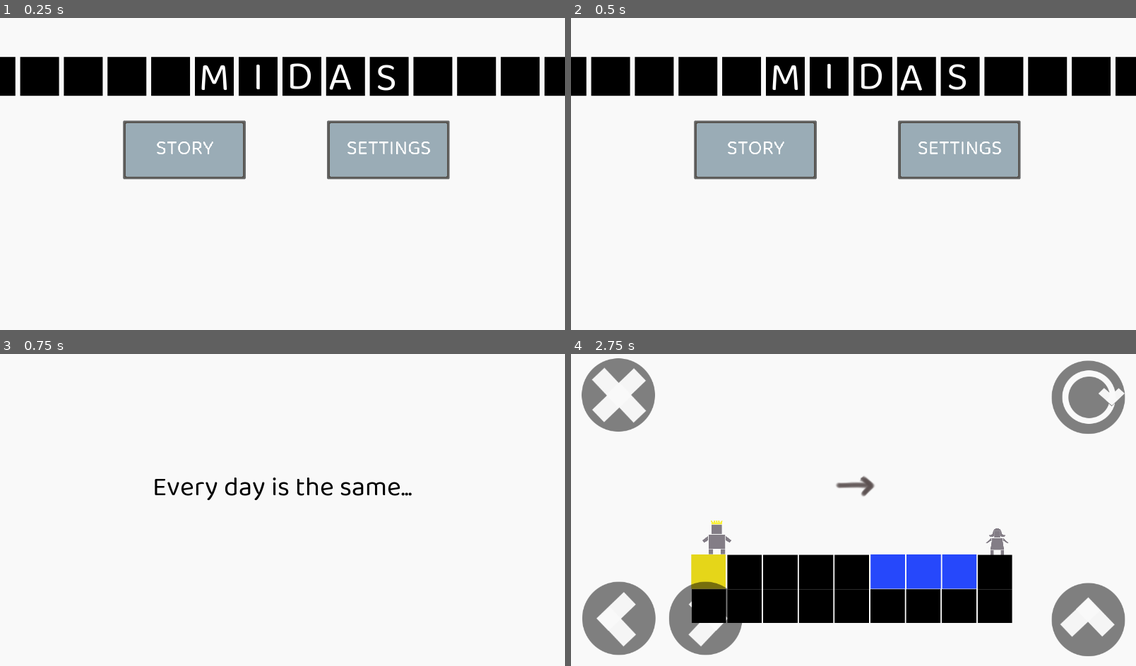
Above: before the commit, frames 1-4 (two rows, left to right).
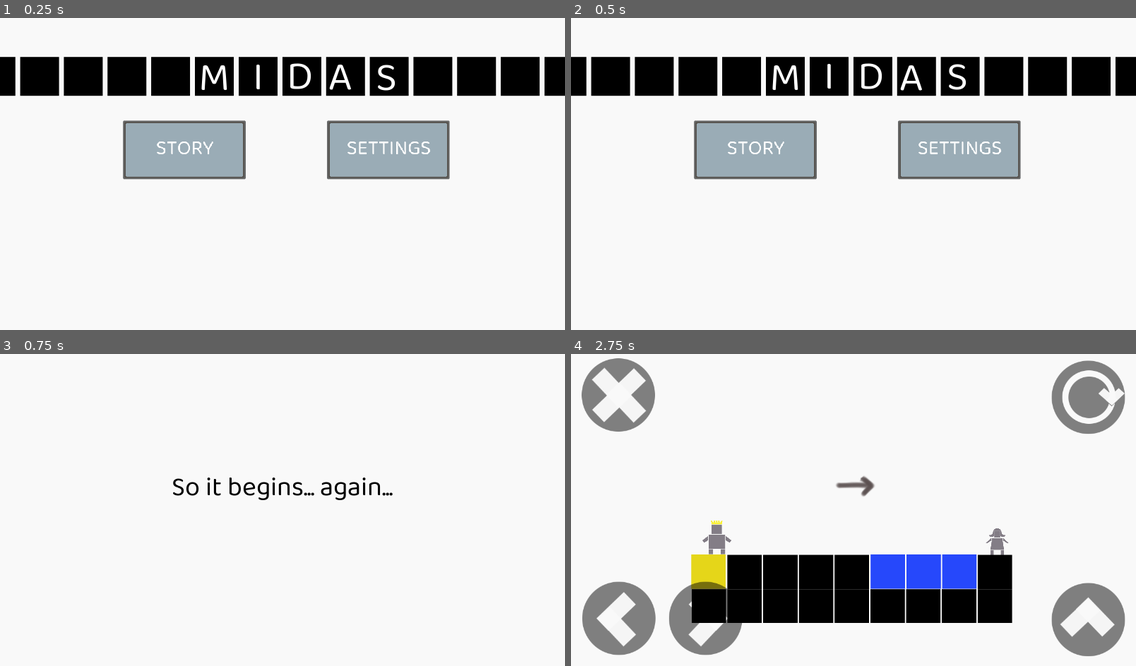
Above: after the commit, the same moments.

Repository: meburns/midas
Game: Godot game, scene res://src/Menu.tscn
Two runs of this game, one before a commit and one after it. Both use one fixed random seed, a clock stepped at 60 frames per second and the inputs below.
Inputs:
- Up to frame 1 (0.25 s): no input
- Up to frame 2 (0.5 s): no input
- Up to frame 3 (0.75 s): click "STORY" at 0.5 s
- Up to frame 4 (2.75 s): tap Enter (ui_accept) at 1.25, 2 s; hold Right (move_right) from 1.28 s (still down); tap R (refresh) at 1.35, 2.1 s; tap Space (jump) at 1.52, 2.27 s

Frames 1-2 are identical in both runs. In frame 3, 1.1% of the frame differs, in the area x 27-73%, y 39-47%; in frame 4, nothing differs.

Commit message:
Update global level names

Diff:
--- a/src/Globals.gd
+++ b/src/Globals.gd
@@ -1,20 +1,20 @@
 extends Node
 
 var transitionText: = [
+	"So it begins... again...",
 	"Every day is the same...",
-	"So it begins... again...",
 	"She is so far away...",
 	"I want to reach her...",
 	"She is distant...",
 	"I wish we could be together...",
 	"Every day I start again...",
 	"The water heals me...",
+	"I can not get over her",
 	"But every morning I am cursed again...",
 	"I can not go on alone...",
 	"I am stuck here...",
 	"This world will not end...",
 	"and will she know...",
-	"she is above me...",
-	"...",
-	"..."
+	"I am trapped...",
+	"she is far above me..."
 ]
